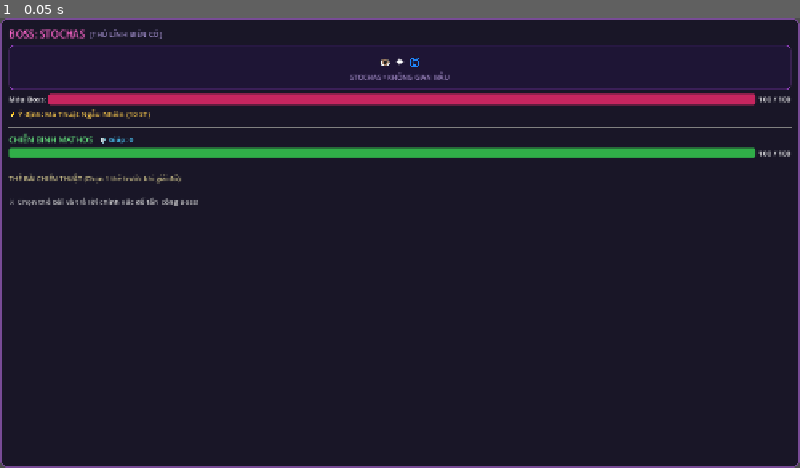
Above: before the commit, frame 1.
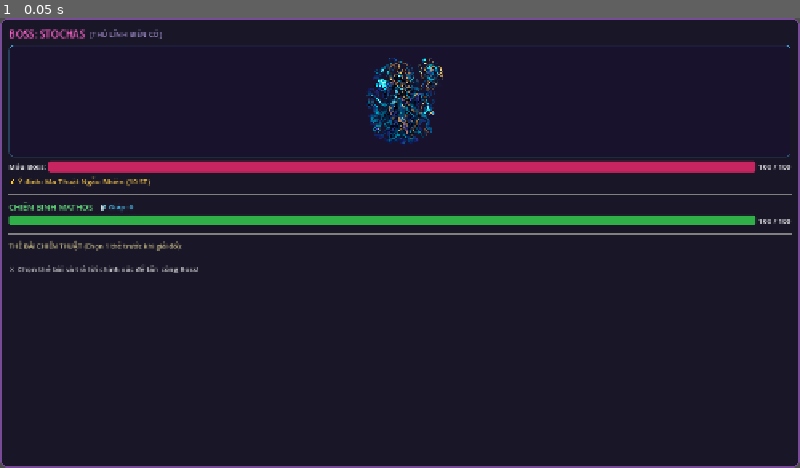
Above: after the commit, the same moment.

Repository: vanthanhcampus57-dev/Mathos
Game: Godot game, scene res://src/ui/combat/boss_combat_panel.tscn
Two runs of this game, one before a commit and one after it. Both use one fixed random seed, a clock stepped at 60 frames per second and the inputs below. This scene is started directly instead of the project's main scene.
Inputs:
- Up to frame 1 (0.05 s): no input

The runs differ from the first frame. In frame 1, 13% of the frame differs, in the area x 1-99%, y 6-57%.

Commit message:
feat(d1): re-apply approved real stochas boss asset integration onto canonical unified d1 [MATHOS-D1-STOCHAS-CANONICAL-REBASE-029]

Diff:
--- a/src/ui/combat/boss_combat_panel.gd
+++ b/src/ui/combat/boss_combat_panel.gd
@@ -2,12 +2,16 @@
 extends PanelContainer
 
 ## Production Boss Combat Panel for Stage 1.5 (Boss STOCHAS).
-## Renders Boss HP, Intent telegraph, coded visual placeholder, Player HP/Shield,
+## Renders Boss HP, Intent telegraph, real approved STOCHAS sprite, Player HP/Shield,
 ## Card Selection Bar, Combat Log, and Defeat/Retry overlay.
 
 signal card_selected(card_id: String)
 signal retry_pressed()
 signal victory_acknowledged()
+
+const STOCHAS_TEXTURE_PATH: String = "res://assets/characters/bosses/dungeon_1/stochas_boss.png"
+const BOSS_VISUAL_CONTAINER_HEIGHT: float = 180.0
+const SAFE_MARGIN_PERCENT: float = 0.10 # 10% safe visual margin (8–12% requirement)
 
 var _combat_controller: CardCombatController = null
 
@@ -17,6 +21,7 @@
 var _boss_hp_label: Label = null
 var _boss_intent_label: Label = null
 var _boss_visual_rect: PanelContainer = null
+var _boss_sprite_rect: TextureRect = null
 
 var _player_hp_bar: ProgressBar = null
 var _player_hp_label: Label = null
@@ -121,16 +126,18 @@
 	role_tag.add_theme_color_override("font_color", Color(0.8, 0.7, 1.0, 0.8))
 	title_box.add_child(role_tag)
 
-	# Boss Visual Container (Coded Placeholder)
+	# Boss Visual Container (Real Approved STOCHAS Sprite)
 	_boss_visual_rect = PanelContainer.new()
-	_boss_visual_rect.custom_minimum_size = Vector2(0, 72)
+	_boss_visual_rect.name = "BossVisualContainer"
+	_boss_visual_rect.custom_minimum_size = Vector2(0, BOSS_VISUAL_CONTAINER_HEIGHT)
+	_boss_visual_rect.clip_contents = true
 	var boss_vbox_style: StyleBoxFlat = StyleBoxFlat.new()
-	boss_vbox_style.bg_color = Color(0.12, 0.08, 0.22, 0.85)
+	boss_vbox_style.bg_color = Color(0.10, 0.07, 0.18, 0.88)
 	boss_vbox_style.border_width_left = 1
 	boss_vbox_style.border_width_top = 1
 	boss_vbox_style.border_width_right = 1
 	boss_vbox_style.border_width_bottom = 1
-	boss_vbox_style.border_color = Color(0.7, 0.3, 0.9, 0.4)
+	boss_vbox_style.border_color = Color(0.3, 0.7, 0.9, 0.5)
 	boss_vbox_style.corner_radius_top_left = 8
 	boss_vbox_style.corner_radius_top_right = 8
 	boss_vbox_style.corner_radius_bottom_right = 8
@@ -138,22 +145,28 @@
 	_boss_visual_rect.add_theme_stylebox_override("panel", boss_vbox_style)
 	boss_section.add_child(_boss_visual_rect)
 
-	var bv_box: VBoxContainer = VBoxContainer.new()
-	bv_box.alignment = BoxContainer.ALIGNMENT_CENTER
-	_boss_visual_rect.add_child(bv_box)
-
-	var boss_icon: Label = Label.new()
-	boss_icon.text = "👁️ ✦ 🌀"
-	boss_icon.horizontal_alignment = HORIZONTAL_ALIGNMENT_CENTER
-	boss_icon.add_theme_font_size_override("font_size", 20)
-	bv_box.add_child(boss_icon)
-
-	var boss_art_note: Label = Label.new()
-	boss_art_note.text = "STOCHAS • KHÔNG GIAN MẪU"
-	boss_art_note.horizontal_alignment = HORIZONTAL_ALIGNMENT_CENTER
-	boss_art_note.add_theme_font_size_override("font_size", 11)
-	boss_art_note.add_theme_color_override("font_color", Color(0.75, 0.65, 0.9, 0.8))
-	bv_box.add_child(boss_art_note)
+	# Safe Margin Container: 8–12% margin ensures staff, hood, runes, robe, probability shapes do not clip
+	var sprite_margin: MarginContainer = MarginContainer.new()
+	sprite_margin.name = "SpriteMarginContainer"
+	var margin_px: int = int(round(BOSS_VISUAL_CONTAINER_HEIGHT * SAFE_MARGIN_PERCENT)) # 18px = 10%
+	sprite_margin.add_theme_constant_override("margin_left", margin_px)
+	sprite_margin.add_theme_constant_override("margin_top", margin_px)
+	sprite_margin.add_theme_constant_override("margin_right", margin_px)
+	sprite_margin.add_theme_constant_override("margin_bottom", margin_px)
+	sprite_margin.size_flags_horizontal = Control.SIZE_EXPAND_FILL
+	sprite_margin.size_flags_vertical = Control.SIZE_EXPAND_FILL
+	_boss_visual_rect.add_child(sprite_margin)
+
+	_boss_sprite_rect = TextureRect.new()
+	_boss_sprite_rect.name = "BossSpriteRect"
+	_boss_sprite_rect.texture = _load_boss_texture()
+	_boss_sprite_rect.expand_mode = TextureRect.EXPAND_IGNORE_SIZE
+	_boss_sprite_rect.stretch_mode = TextureRect.STRETCH_KEEP_ASPECT_CENTERED
+	_boss_sprite_rect.texture_filter = CanvasItem.TEXTURE_FILTER_NEAREST
+	_boss_sprite_rect.size_flags_horizontal = Control.SIZE_EXPAND_FILL
+	_boss_sprite_rect.size_flags_vertical = Control.SIZE_EXPAND_FILL
+	_boss_sprite_rect.mouse_filter = Control.MOUSE_FILTER_IGNORE
+	sprite_margin.add_child(_boss_sprite_rect)
 
 	# Boss HP Bar
 	var hp_box: HBoxContainer = HBoxContainer.new()
@@ -447,3 +460,37 @@
 
 func _on_retry_pressed() -> void:
 	retry_pressed.emit()
+
+func get_boss_sprite_rect() -> TextureRect:
+	_ensure_ui()
+	return _boss_sprite_rect
+
+func get_boss_texture() -> Texture2D:
+	_ensure_ui()
+	return _boss_sprite_rect.texture if _boss_sprite_rect != null else null
+
+func _load_boss_texture() -> Texture2D:
+	return load_boss_sprite()
+
+static func load_boss_sprite() -> Texture2D:
+	var path: String = STOCHAS_TEXTURE_PATH
+	if ResourceLoader.exists(path):
+		var res: Resource = load(path)
+		if res is Texture2D:
+			return res as Texture2D
+
+	var global_path: String = ProjectSettings.globalize_path(path)
+	var img: Image = Image.new()
+	if img.load(global_path) == OK or img.load(path) == OK:
+		return ImageTexture.create_from_image(img)
+
+	if FileAccess.file_exists(path) or FileAccess.file_exists(global_path):
+		var bytes: PackedByteArray = FileAccess.get_file_as_bytes(path)
+		if bytes.is_empty():
+			bytes = FileAccess.get_file_as_bytes(global_path)
+		if not bytes.is_empty():
+			var img_buf: Image = Image.new()
+			if img_buf.load_png_from_buffer(bytes) == OK:
+				return ImageTexture.create_from_image(img_buf)
+
+	return null
--- a/tests/unit/combat/test_stage_1_5_boss_combat.gd
+++ b/tests/unit/combat/test_stage_1_5_boss_combat.gd
@@ -387,7 +387,7 @@
 	return true
 
 static func test_boss_hp_bar_visual_update(tree: SceneTree) -> bool:
-	print("[BOSS-013] Verifying BossCombatPanel visual controls reflect HP changes...")
+	print("[BOSS-013] Verifying BossCombatPanel visual controls, real STOCHAS sprite, and HP updates...")
 	var catalog: ValidatedCatalog = _get_loaded_catalog()
 	var stats: PlayerStats = PlayerStats.new(catalog.get_config())
 	var player: PlayerRuntime = PlayerRuntime.new("stage_01_05", stats)
@@ -402,6 +402,61 @@
 		tree.root.add_child(panel)
 	panel.set_controller(ctrl)
 
+	# 1. Real Stochas Asset Verification
+	var sprite_rect: TextureRect = panel.get_boss_sprite_rect()
+	if sprite_rect == null:
+		_cleanup(panel)
+		return _fail("BOSS-013", "BossCombatPanel missing BossSpriteRect TextureRect")
+
+	var tex: Texture2D = panel.get_boss_texture()
+	if tex == null:
+		_cleanup(panel)
+		return _fail("BOSS-013", "BossCombatPanel failed to load STOCHAS texture from %s" % BossCombatPanel.STOCHAS_TEXTURE_PATH)
+
+	if tex.get_width() != 512 or tex.get_height() != 512:
+		_cleanup(panel)
+		return _fail("BOSS-013", "STOCHAS texture dimensions expected 512x512, got %dx%d" % [tex.get_width(), tex.get_height()])
+
+	var img: Image = tex.get_image()
+	if img != null:
+		if img.detect_alpha() == Image.ALPHA_NONE:
+			_cleanup(panel)
+			return _fail("BOSS-013", "STOCHAS texture must have alpha channel transparency")
+
+	# 2. Rendering Configuration: Nearest neighbor pixel filter, aspect ratio preservation
+	if sprite_rect.texture_filter != CanvasItem.TEXTURE_FILTER_NEAREST:
+		_cleanup(panel)
+		return _fail("BOSS-013", "BossSpriteRect must use CanvasItem.TEXTURE_FILTER_NEAREST")
+
+	if sprite_rect.stretch_mode != TextureRect.STRETCH_KEEP_ASPECT_CENTERED:
+		_cleanup(panel)
+		return _fail("BOSS-013", "BossSpriteRect must use STRETCH_KEEP_ASPECT_CENTERED to prevent stretching")
+
+	if sprite_rect.expand_mode != TextureRect.EXPAND_IGNORE_SIZE:
+		_cleanup(panel)
+		return _fail("BOSS-013", "BossSpriteRect must use EXPAND_IGNORE_SIZE")
+
+	# 3. Safe Visual Margin Verification (8–12%)
+	var margin_container: MarginContainer = sprite_rect.get_parent() as MarginContainer
+	if margin_container == null:
+		_cleanup(panel)
+		return _fail("BOSS-013", "BossSpriteRect must be contained in a MarginContainer")
+
+	var top_margin: int = margin_container.get_theme_constant("margin_top")
+	var base_h: float = BossCombatPanel.BOSS_VISUAL_CONTAINER_HEIGHT
+	var margin_ratio: float = float(top_margin) / base_h
+	if margin_ratio < 0.08 or margin_ratio > 0.12:
+		_cleanup(panel)
+		return _fail("BOSS-013", "Safe visual margin ratio expected between 8% and 12%, got %.2f%%" % (margin_ratio * 100.0))
+
+	# 4. Coded Placeholder Removal Verification
+	for label in panel.find_children("", "Label", true, false):
+		var lbl: Label = label as Label
+		if lbl.text.contains("👁️") or lbl.text.contains("KHÔNG GIAN MẪU"):
+			_cleanup(panel)
+			return _fail("BOSS-013", "Old coded placeholder label '%s' should be completely removed" % lbl.text)
+
+	# 5. HP Bar Verification
 	var hp_bar: ProgressBar = null
 	for child in panel.find_children("", "ProgressBar", true, false):
 		hp_bar = child as ProgressBar
@@ -420,7 +475,7 @@
 		return _fail("BOSS-013", "HP bar value should update to 90, got: %f" % hp_bar.value)
 
 	_cleanup(panel)
-	print("[BOSS-013] PASS: Boss HP bar visually updates upon strike damage")
+	print("[BOSS-013] PASS: Boss visual panel with real STOCHAS sprite (512x512 RGBA, nearest filter, 10% margin) & HP updates verified")
 	return true
 
 static func test_victory_handoff_prepares_stage_clear(tree: SceneTree) -> bool:
Binary file added: assets/characters/bosses/dungeon_1/stochas_boss.png
Not shown, changed: Agent recovery/Agent1.md
